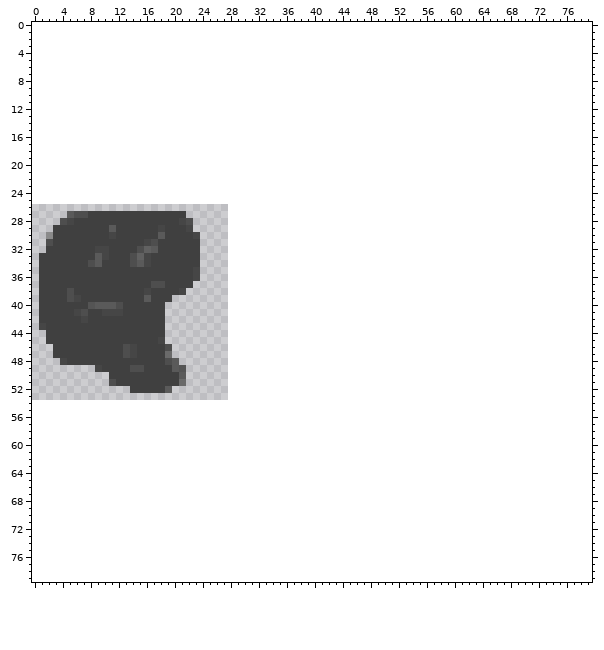
Sprite sheet -- core/assets/asteroid.png. That is the earlier state.
The file is 28x28 pixels. Colours within 5 levels of each other are drawn and written as one. The old version is drawn lined up with the new one, on the new canvas.
Now the later version:
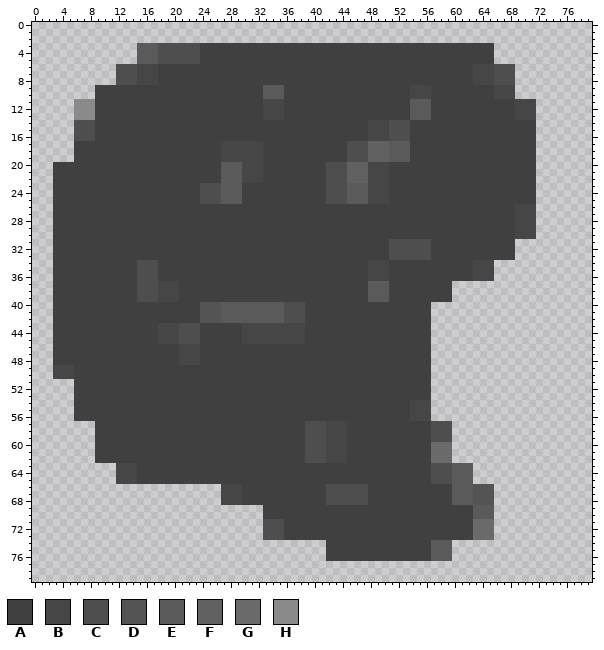
Palette (. is transparent): A #404040  B #464646  C #4e4e4e  D #545454  E #5a5a5a  F #616161  G #6a6a6a  H #8a8a8a
The edit:
canvas 28x28 -> 80x80, the old top-left corner now at 0,26
Changed rows in their new state; - is an unchanged pixel.
first column x 1:
 3 --------------EEECCCCCCAAAAAAAAAAAAAAAAAAAAAAAAAAAAAAAAAAAAAAAAAA------
 4 --------------EEECCCCCCAAAAAAAAAAAAAAAAAAAAAAAAAAAAAAAAAAAAAAAAAA------
 5 --------------EEECCCCCCAAAAAAAAAAAAAAAAAAAAAAAAAAAAAAAAAAAAAAAAAA------
 6 -----------CCCBBBAAAAAAAAAAAAAAAAAAAAAAAAAAAAAAAAAAAAAAAAAAAAABBBCCC---
 7 -----------CCCBBBAAAAAAAAAAAAAAAAAAAAAAAAAAAAAAAAAAAAAAAAAAAAABBBCCC---
 8 -----------CCCBBBAAAAAAAAAAAAAAAAAAAAAAAAAAAAAAAAAAAAAAAAAAAAABBBCCC---
 9 --------AAAAAAAAAAAAAAAAAAAAAAAAEEEAAAAAAAAAAAAAAAAAABBBAAAAAAAAABBB---
10 --------AAAAAAAAAAAAAAAAAAAAAAAAEEEAAAAAAAAAAAAAAAAAABBBAAAAAAAAABBB---
11 -----HHHAAAAAAAAAAAAAAAAAAAAAAAABBBAAAAAAAAAAAAAAAAAAEEEAAAAAAAAAAAABBB
12 -----HHHAAAAAAAAAAAAAAAAAAAAAAAABBBAAAAAAAAAAAAAAAAAAEEEAAAAAAAAAAAABBB
13 -----HHHAAAAAAAAAAAAAAAAAAAAAAAABBBAAAAAAAAAAAAAAAAAAEEEAAAAAAAAAAAABBB
14 -----CCCAAAAAAAAAAAAAAAAAAAAAAAAAAAAAAAAAAAAAAABBBCCCAAAAAAAAAAAAAAAAAA
15 -----CCCAAAAAAAAAAAAAAAAAAAAAAAAAAAAAAAAAAAAAAABBBCCCAAAAAAAAAAAAAAAAAA
16 -----CCCAAAAAAAAAAAAAAAAAAAAAAAAAAAAAAAAAAAAAAABBBCCCAAAAAAAAAAAAAAAAAA
17 -----AAAAAAAAAAAAAAAAAAAAABBBBBBAAAAAAAAAAAACCCFFFEEEAAAAAAAAAAAAAAAAAA
18 -----AAAAAAAAAAAAAAAAAAAAABBBBBBAAAAAAAAAAAACCCFFFEEEAAAAAAAAAAAAAAAAAA
19 -----AAAAAAAAAAAAAAAAAAAAABBBBBBAAAAAAAAAAAACCCFFFEEEAAAAAAAAAAAAAAAAAA
20 --AAAAAAAAAAAAAAAAAAAAAAAAEEEBBBAAAAAAAAACCCFFFBBBAAAAAAAAAAAAAAAAAAAAA
21 --AAAAAAAAAAAAAAAAAAAAAAAAEEEBBBAAAAAAAAACCCFFFBBBAAAAAAAAAAAAAAAAAAAAA
22 --AAAAAAAAAAAAAAAAAAAAAAAAEEEBBBAAAAAAAAACCCFFFBBBAAAAAAAAAAAAAAAAAAAAA
23 --AAAAAAAAAAAAAAAAAAAAACCCEEEAAAAAAAAAAAACCCEEEBBBAAAAAAAAAAAAAAAAAAAAA
24 --AAAAAAAAAAAAAAAAAAAAACCCEEEAAAAAAAAAAAACCCEEEBBBAAAAAAAAAAAAAAAAAAAAA
25 --AAAAAAAAAAAAAAAAAAAAACCCEEEAAAAAAAAAAAACCCEEEBBBAAAAAAAAAAAAAAAAAAAAA
26 --AAAAAAAAAAAAAAAAAAAAAAAAAAAAAAAAAAAAAAAAAAAAAAAAAAAAAAAAAAAAAAAAAABBB
27 --AAAAA--------------AAAAAAAAAAAAAAAAAAAAAAAAAAAAAAAAAAAAAAAAAAAAAAABBB
28 --AAA---------------AAAAAAAAAAAAAAAAAAAAAAAAAAAAAAAAAAAAAAAAAAAAAAAABBB
29 ----------A------A---AAAAAAAAAAAAAAAAAAAAAAAAAAAAAAAAAAAAAAAAAAAAAAABBB
30 -.--------A------A----AAAAAAAAAAAAAAAAAAAAAAAAAAAAAAAAAAAAAAAAAAAAAABBB
31 -.-------------AA------AAAAAAAAAAAAAAAAAAAAAAAAAAACCCCCCAAAAAAAAAAAA---
32 -.------AA----AAA------AAAAAAAAAAAAAAAAAAAAAAAAAAACCCCCCAAAAAAAAAAAA---
33 ..------AA---AAA-------AAAAAAAAAAAAAAAAAAAAAAAAAAACCCCCCAAAAAAAAAAAA---
34 ..-----AA----ACCC------AAAAAAAAAAAAAAAAAAAAAAAABBBAAAAAAAAAAAABBB------
35 ..------------CCC-----AAAAAAAAAAAAAAAAAAAAAAAAABBBAAAAAAAAAAAABBB------
36 ..------------CCC-----AAAAAAAAAAAAAAAAAAAAAAAAABBBAAAAAAAAAAAABBB------
37 ..------------CC-BBB--AAAAAAAAAAAAAAAAAAAAAAAAAEEEAAAAAAAAA------------
38 ..--A---------CCCBBBAAAAAAAAAAAAAAAAAAAAAAAAAAAEEEAAAAAAAAA------------
39 ..--AA--------CCCBBBAAAAAAAAAAAAAAAAAAAAAAAAAAAEEEAAAAAAAAA------------
40 ..-----AAAAA------AAAAADDDEEEEEEEEECCCAAAAAAAAAAAAAAAAAA---------------
41 ..---AA--AAA------AAAAADDDEEEEEEEEECCCAAAAAAAAAAAAAAAAAA---------------
42 ..----A-----------AAAAADDDEEEEEEEEECCCAAAAAAAAAAAAAAAAAA---------------
43 ..---------------BBBCCCAAAAAABBBBBBBBBAAAAAAAAAAAAAAAAAA---------------
44 -.---------------BBBCCCAAAAAABBBBBBBBBAAAAAAAAAAAAAAAAAA---------------
45 -.----------------BBCCCAAAAAABBBBBBBBBAAAAAAAAAAAAAAAAAA---------------
46 ------------AA----AABBBAAAAAAAAAAAAAAAAAAAAAAAAAAAAAAAAA---------------
47 ------------AA----AABBBAAAAAAAAAAAAAAAAAAAAAAAAAAAAAAAAA---------------
48 --AA--------------AABBBAAAAAAAAAAAAAAAAAAAAAAAAAAAAAAAAA---------------
49 --BBBAAAA----AA----AAAAAAAAAAAAAAAAAAAAAAAAAAAAAAAAAAAAA---------------
50 --BBBAAAAA----------AAAAAAAAAAAAAAAAAAAAAAAAAAAAAAAAAAAA---------------
51 -----AAAAAA---------AAAAAAAAAAAAAAAAAAAAAAAAAAAAAAAAAAAA---------------
52 -----AAAAAAAA-----AAAAAAAAAAAAAAAAAAAAAAAAAAAAAAAAAAAAAA---------------
53 -----AAAAAAAAAAAAAAAAAAAAAAAAAAAAAAAAAAAAAAAAAAAAAAAAAAA---------------
54 -----AAAAAAAAAAAAAAAAAAAAAAAAAAAAAAAAAAAAAAAAAAAAAAAABBB---------------
55 -----AAAAAAAAAAAAAAAAAAAAAAAAAAAAAAAAAAAAAAAAAAAAAAAABBB---------------
56 -----AAAAAAAAAAAAAAAAAAAAAAAAAAAAAAAAAAAAAAAAAAAAAAAABBB---------------
57 --------AAAAAAAAAAAAAAAAAAAAAAAAAAAAAACCCBBBAAAAAAAAAAAACCC------------
58 --------AAAAAAAAAAAAAAAAAAAAAAAAAAAAAACCCBBBAAAAAAAAAAAACCC------------
59 --------AAAAAAAAAAAAAAAAAAAAAAAAAAAAAACCCBBBAAAAAAAAAAAACCC------------
60 --------AAAAAAAAAAAAAAAAAAAAAAAAAAAAAACCCBBBAAAAAAAAAAAAGGG------------
61 --------AAAAAAAAAAAAAAAAAAAAAAAAAAAAAACCCBBBAAAAAAAAAAAAGGG------------
62 --------AAAAAAAAAAAAAAAAAAAAAAAAAAAAAACCCBBBAAAAAAAAAAAAGGG------------
63 -----------BBBAAAAAAAAAAAAAAAAAAAAAAAAAAAAAAAAAAAAAAAAAACCCEEE---------
64 -----------BBBAAAAAAAAAAAAAAAAAAAAAAAAAAAAAAAAAAAAAAAAAACCCEEE---------
65 -----------BBBAAAAAAAAAAAAAAAAAAAAAAAAAAAAAAAAAAAAAAAAAACCCEEE---------
66 --------------------------BBBAAAAAAAAAAAACCCCCCAAAAAAAAAAAAEEEDDD------
67 --------------------------BBBAAAAAAAAAAAACCCCCCAAAAAAAAAAAAEEEDDD------
68 --------------------------BBBAAAAAAAAAAAACCCCCCAAAAAAAAAAAAEEEDDD------
69 --------------------------------AAAAAAAAAAAAAAAAAAAAAAAAAAAAAAEEE------
70 --------------------------------AAAAAAAAAAAAAAAAAAAAAAAAAAAAAAEEE------
71 --------------------------------CCCAAAAAAAAAAAAAAAAAAAAAAAAAAAGGG------
72 --------------------------------CCCAAAAAAAAAAAAAAAAAAAAAAAAAAAGGG------
73 --------------------------------CCCAAAAAAAAAAAAAAAAAAAAAAAAAAAGGG------
74 -----------------------------------------AAAAAAAAAAAAAAAEEE------------
75 -----------------------------------------AAAAAAAAAAAAAAAEEE------------
76 -----------------------------------------AAAAAAAAAAAAAAAEEE------------
Changed places in both pictures, as pixel boxes (x1, y1, x2, y2):
changed: (39, 43, 536, 561)
